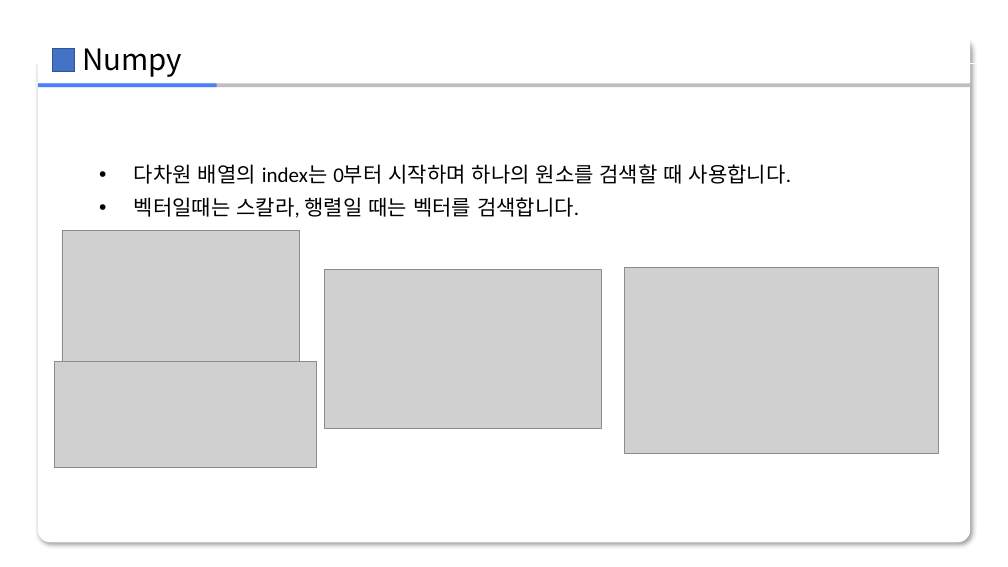
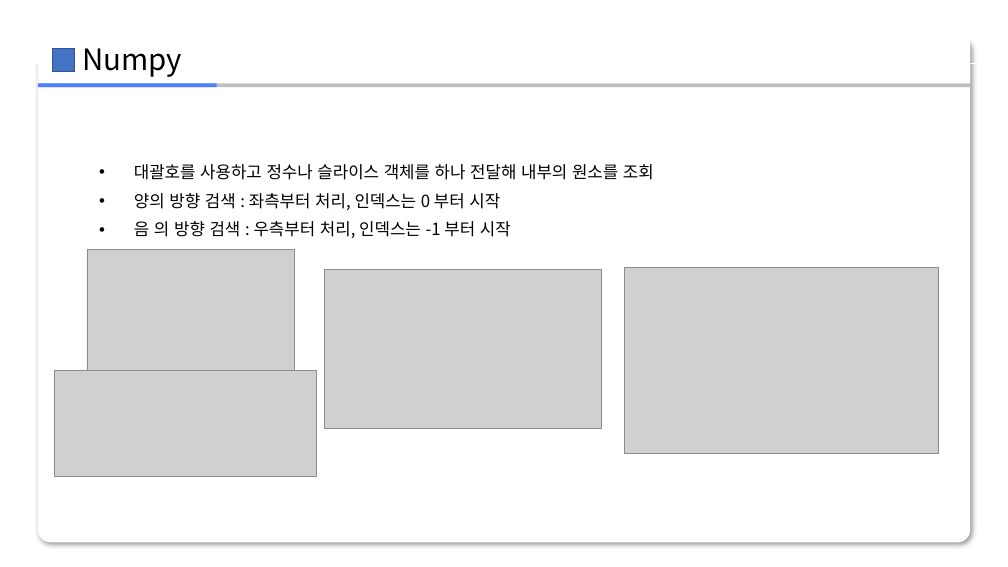
Before and after one commit to zerosum99/numpy_itple, a slide deck: slide 3 of 03장/[넘파이]03장.pptx. Drawn at 1008x567 pixels with LibreOffice and Linux fonts; fonts in the diff are those of the drawing; grey boxes stand for pictures; background and template pictures are left out. Boxes give left, top, right and bottom in pixels: in the first picture for what was removed or moved away, otherwise in the second. Text is boxed around its words. In the diff, an @@ line names an element or a change of style, - is before the commit and + after.

```diff
--- a/03장/[넘파이]03장.pptx
+++ b/03장/[넘파이]03장.pptx
@@ text at <box>134,164,654,238</box>: text changed; size 20 to 16 pt; font Calibri to Noto Sans CJK KR @@
-• 다차원 배열의 index는 0부터 시작하며 하나의 원소를 검색할 때 사용합니다.
-• 벡터일때는 스칼라, 행렬일 때는 벡터를 검색합니다.
+• 대괄호를 사용하고 정수나 슬라이스 객체를 하나 전달해 내부의 원소를 조회
+• 양의 방향 검색 : 좌측부터 처리, 인덱스는 0 부터 시작
+• 음 의 방향 검색 : 우측부터 처리, 인덱스는 -1 부터 시작
@@ picture: place and size @@
-picture at <box>62,231,299,382</box>
+picture at <box>87,250,294,382</box>
@@ picture: place and size @@
-picture at <box>54,361,317,467</box>
+picture at <box>54,371,317,476</box>
```
Also in this commit, not shown: 11 other slides changed, 23 slides added, 3 slides removed, 1 other file.
